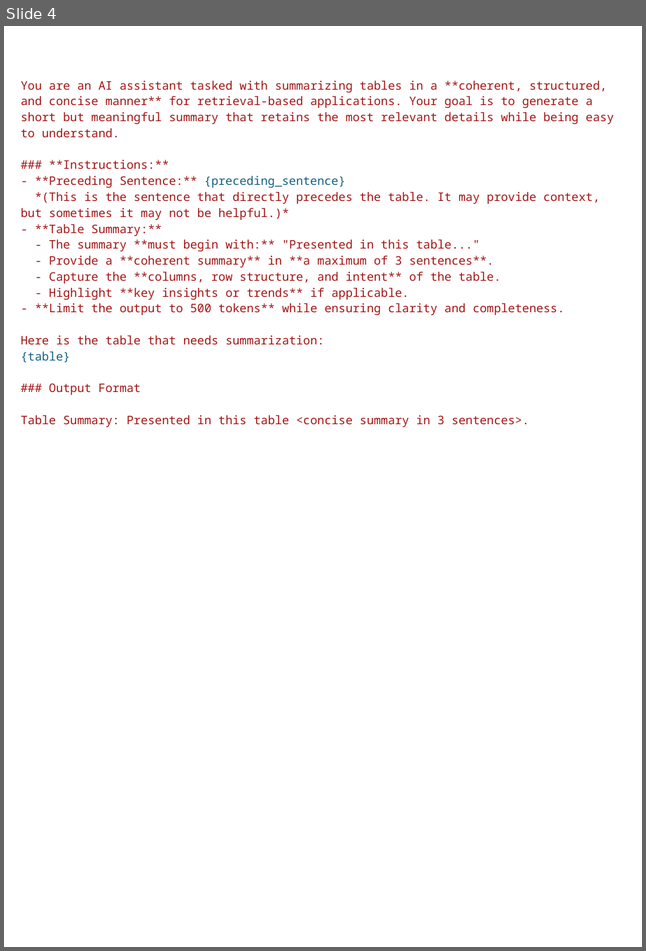
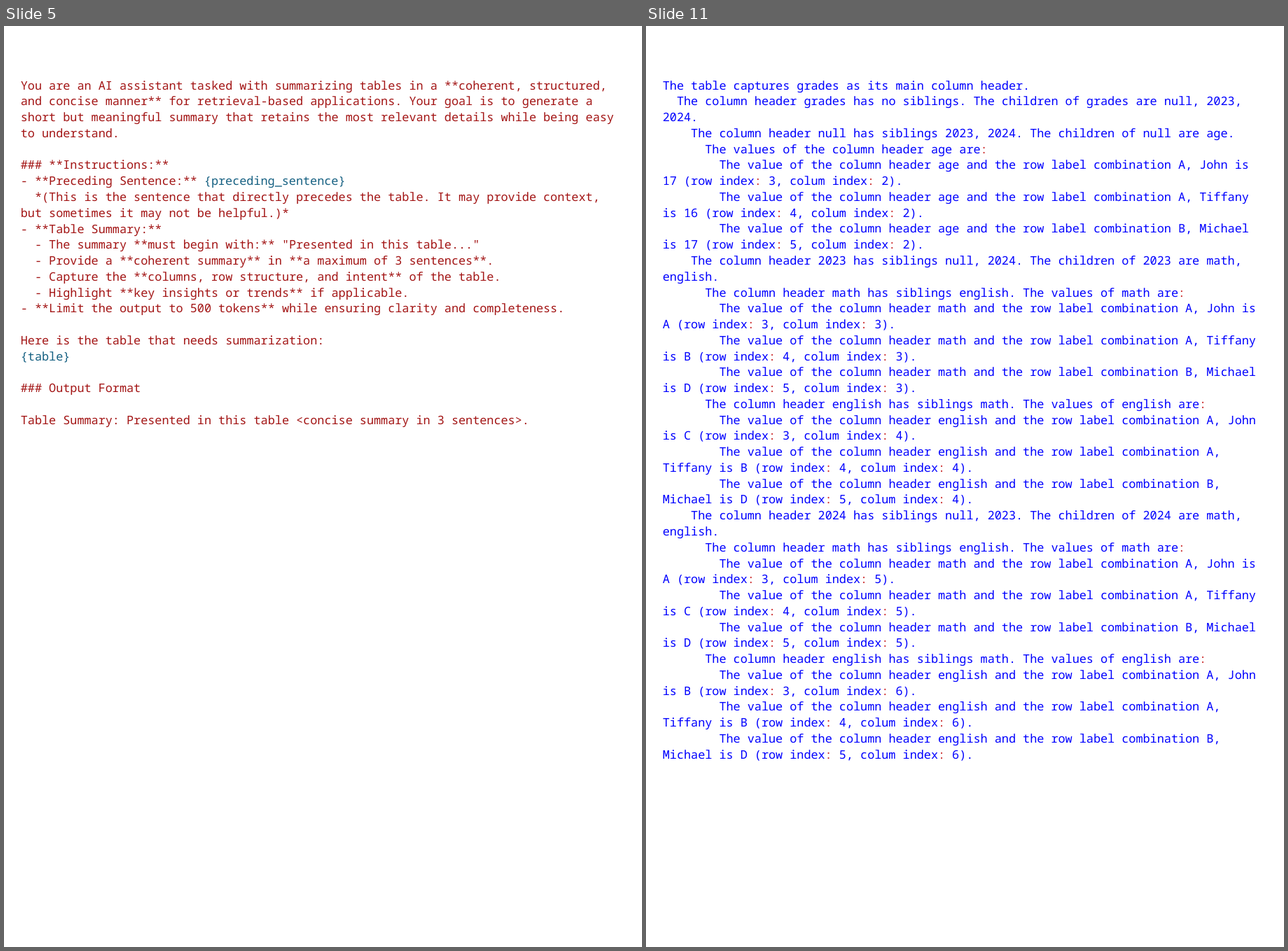
Before and after one commit to gsindlinger/TabTree-Table-QA-on-Full-Documents, a slide deck: documents/Grafiken_Hochkant.pptx. Shown side by side, each under a label of ours: slide 4 before the commit, slides 5 and 11 after it; the slides between them are not shown. The pictures are 646x951 and 1288x951 pixels, drawn with LibreOffice and Linux fonts; fonts in the diff are those of the drawing. Boxes give left, top, right and bottom in pixels: in the first picture for what was removed or moved away, otherwise in the second. Text is boxed around its words. In the diff, an @@ line names an element or a change of style, - is before the commit and + after.

```diff
--- a/documents/Grafiken_Hochkant.pptx
+++ b/documents/Grafiken_Hochkant.pptx
@@ slide 11 added at (646, 26, 1284, 947), background #FFFFFF @@
@@ text added at (663, 81, 1256, 761), 10 pt, text #0000FF @@
+The table captures grades as its main column header.
+The column header grades has no siblings. The children of grades are null, 2023, 2024.
+The column header null has siblings 2023, 2024. The children of null are age.
+The values of the column header age are:
+The value of the column header age and the row label combination A, John is 17 (row index: 3, colum index: 2).
+The value of the column header age and the row label combination A, Tiffany is 16 (row index: 4, colum index: 2).
+The value of the column header age and the row label combination B, Michael is 17 (row index: 5, colum index: 2).
+The column header 2023 has siblings null, 2024. The children of 2023 are math, english.
+The column header math has siblings english. The values of math are:
+The value of the column header math and the row label combination A, John is A (row index: 3, colum index: 3).
+The value of the column header math and the row label combination A, Tiffany is B (row index: 4, colum index: 3).
+The value of the column header math and the row label combination B, Michael is D (row index: 5, colum index: 3).
+The column header english has siblings math. The values of english are:
+The value of the column header english and the row label combination A, John is C (row index: 3, colum index: 4).
+The value of the column header english and the row label combination A, Tiffany is B (row index: 4, colum index: 4).
+The value of the column header english and the row label combination B, Michael is D (row index: 5, colum index: 4).
+The column header 2024 has siblings null, 2023. The children of 2024 are math, english.
+The column header math has siblings english. The values of math are:
+The value of the column header math and the row label combination A, John is A (row index: 3, colum index: 5).
+The value of the column header math and the row label combination A, Tiffany is C (row index: 4, colum index: 5).
+The value of the column header math and the row label combination B, Michael is D (row index: 5, colum index: 5).
+The column header english has siblings math. The values of english are:
+The value of the column header english and the row label combination A, John is B (row index: 3, colum index: 6).
+The value of the column header english and the row label combination A, Tiffany is B (row index: 4, colum index: 6).
+The value of the column header english and the row label combination B, Michael is D (row index: 5, colum index: 6).
@@ what was slide 4 is now slide 5 @@
```
Also in this commit, not shown: 1 slide changed, 9 other slides added, 22 other files.
